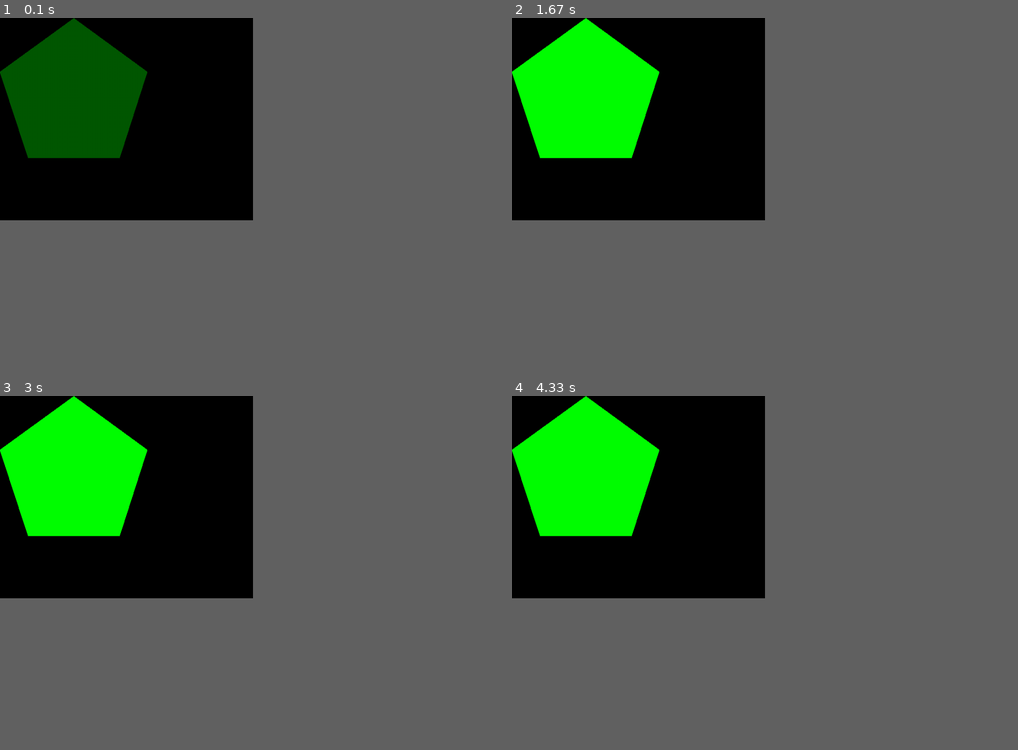
Above: before the commit, frames 1-4 (two rows, left to right).
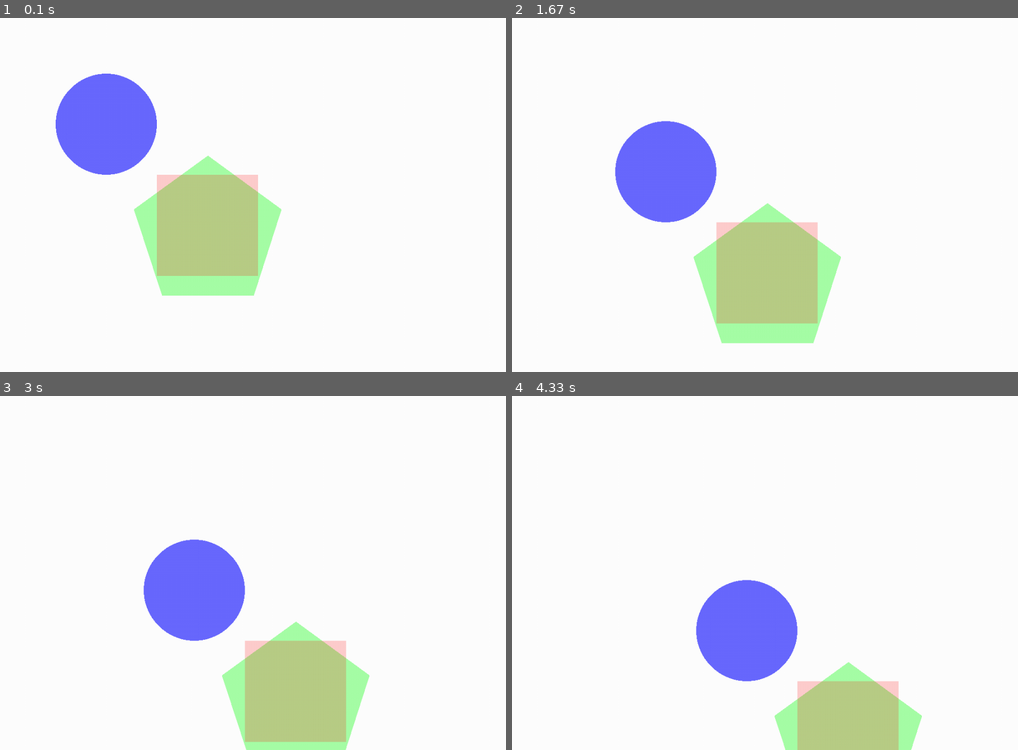
Above: after the commit, the same moments.

Repository: Spyder337/SimplePyGame
Game: pygame game, started from main.py
Two runs of this game, one before a commit and one after it. Both use one fixed random seed, a clock stepped at 60 frames per second and the inputs below.
Inputs:
- Up to frame 1 (0.1 s): no input
- Up to frame 2 (1.67 s): no input
- Up to frame 3 (3 s): no input
- Up to frame 4 (4.33 s): no input
In our replay, the window is 450x360 before the commit and 900x630 after it. These sizes can differ from the game's own. Grey fills any space a smaller window leaves; there, only what the larger window draws over its background counts as a difference.

The runs differ from the first frame. In frame 1, 34% of the frame differs, in the area x 0-56%, y 0-79%; in frame 2, 37%; in frame 3, 38%, in the area x 0-73%, y 0-100%; in frame 4, 38%.

Commit message:
Updated objects to be handled as game  objects.

Diff:
--- /dev/null
+++ b/game_object.py
@@ -0,0 +1,43 @@
+class GameObject:
+    primitive = None
+    velocity = (1, 1)
+    is_alive = True
+    can_collide = False
+    do_update = True
+
+    def __init__(self, prim):
+        self.primitive = prim
+        pass
+
+    def update(self, displaySurf):
+        if(self.can_collide):
+            self.handle_collision()
+        self.move()
+        self.render(displaySurf)
+
+    def handle_collision(self):
+        pass
+
+    def change_velocity(self):
+        pass
+
+    def move(self):
+        xPos = self.primitive.pos[0]
+        yPos = self.primitive.pos[1]
+        xPos += self.velocity[0]
+        yPos += self.velocity[1]
+        self.primitive.updatePos((xPos, yPos))
+
+    def render(self, displaySurf):
+        self.primitive.draw(displaySurf)
+
+    def toString(self):
+        print("Pos: " + str(self.primitive.pos))
+        print("Velocity: " + str(self.velocity))
+
+class Particle(GameObject):
+
+    life_span = 100     #   Time alive in ms
+
+    def __init__(self, prim):
+        super().__init__(prim)
--- a/main.py
+++ b/main.py
@@ -2,5 +2,5 @@
 import window
 
 if __name__ == '__main__':
-    win = window.Window('Simple Game', 400, 500)
+    win = window.Window('Simple Game', 700, 1000)
     win.start()
--- a/shapes.py
+++ b/shapes.py
@@ -1,27 +1,77 @@
 import pygame
 
-
+#   Base class for primitives
 class Primitive:
 
-    def __init__(self, color):
+    def __init__(self, color, pos):
         self.shape_surf = None
-        self.shape = None
         self.color = color
+        self.do_update = True
+        self.pos = pos
 
+    #   Used for draw calls
+    #   Does nothing
     def draw(self, display_surf):
+        pass
+
+    def updatePos(self, newPos):
         pass
 
 
 class Polygon(Primitive):
 
-    def __init__(self, color, points):
+    def __init__(self, color, points, pos):
         self.points = points
-        super(Polygon, self).__init__(color)
+        super(Polygon, self).__init__(color, pos)
         lx, ly = zip(*self.points)
         self.min_x, self.min_y, self.max_x, self.max_y = min(lx), min(ly), max(lx), max(ly)
         self.target_rect = pygame.Rect(self.min_x, self.min_y, self.max_x - self.min_x, self.max_y - self.min_y)
+        self.target_rect.center = self.pos
         self.shape_surf = pygame.Surface(self.target_rect.size, pygame.SRCALPHA)
+        self.shape_surf.set_alpha(color[3])
 
     def draw(self, display_surf):
         pygame.draw.polygon(self.shape_surf, self.color, [(x - self.min_x, y - self.min_y) for x, y in self.points])
         display_surf.blit(self.shape_surf, self.target_rect)
+        self.do_update = False
+
+    def updatePos(self, newPos):
+        self.pos = newPos
+        self.target_rect.center = self.pos
+
+class Circle(Primitive):
+
+    def __init__(self, color, radius, pos):
+        self.radius = radius
+        super().__init__(color, pos)
+        #   Generate a rectangle that contains the circle
+        #   Used in generating the shape_surf
+        self.target_rect = pygame.Rect(self.pos, (radius * 2, radius * 2))
+        self.target_rect.center = self.pos
+        self.shape_surf = pygame.Surface(self.target_rect.size, pygame.SRCALPHA)
+
+    def draw(self, display_surf):
+        pygame.draw.circle(self.shape_surf, self.color, (self.radius, self.radius), self.radius)
+        display_surf.blit(self.shape_surf, self.target_rect)
+        self.do_update = False
+
+    def updatePos(self, newPos):
+        self.pos = newPos
+        self.target_rect.center = self.pos
+
+class Rectangle(Primitive):
+
+    def __init__(self, color, pos, rect):
+        super().__init__(color, pos)
+        self.target_rect = pygame.Rect(rect)
+        self.target_rect.center = self.pos
+        self.shape_surf = pygame.Surface(self.target_rect.size, pygame.SRCALPHA)
+
+    def draw(self, display_surf):
+        pygame.draw.rect(self.shape_surf, self.color, self.shape_surf.get_rect())
+        display_surf.blit(self.shape_surf, self.target_rect)
+        self.do_update = False
+
+    def updatePos(self, newPos):
+        self.pos = newPos
+        self.target_rect.center = self.pos
--- a/window.py
+++ b/window.py
@@ -2,39 +2,70 @@
 from pygame.locals import *
 
 from shapes import *
+from game_object import *
 
 #   Remember always need self.attrName to access class attributes
 #   Class for handling window management and game loop logic
 #   May partition the game loop to its own class
 class Window:
-    DISPLAYSURF = None
+    display_surf = None
     BLACK = (0, 0, 0, 255)
     WHITE = (255, 255, 255, 255)
-    RED = (255, 0, 0, 255)
-    GREEN = (0, 255, 0, 10)
-    BLUE = (0, 0, 255, 255)
+    RED = (255, 0, 0, 50)
+    GREEN = (0, 255, 0, 150)
+    BLUE = (0, 0, 255, 150)
 
     def __init__(self, name, height, width):
         pygame.init()
-        self.DISPLAYSURF = pygame.display.set_mode((width, height))
+        self.display_surf = pygame.display.set_mode((width, height))
+        self.display_surf.fill(self.WHITE)
         pygame.display.set_caption(name)
-        self.shapes = []
-        self.addShape(Polygon(self.GREEN, ((146, 0), (291, 106), (236, 277), (56, 277), (0, 106))))
+        self.init_scene()
+
+    def init_scene(self):
+        self.shapes = {}
+        self.game_objs = {}
+        circle = Circle(self.BLUE, 100, (200, 200))
+        poly = Polygon(self.GREEN, ((146, 0), (291, 106), (236, 277), (56, 277), (0, 106)), (400, 400))
+        rect = Rectangle(self.RED, (400, 400), (0, 0, 200, 200))
+        self.addShape("circ1", circle)
+        self.addShape("poly1", poly)
+        self.addShape("rect1", rect)
+        self.createGameObj("circle", circle)
+        self.createGameObj("polygon", poly)
+        self.createGameObj("rectangle", rect)
 
     # Start the game loop
     # Loop => Input -> Physics -> Render
     def start(self):
         while True:
+            self.display_surf.fill(self.WHITE)
             for event in pygame.event.get():
                 if event.type == QUIT:
                     pygame.quit()
                     sys.exit()
-            self.draw()
+            self.update()
             pygame.display.update()
 
+    def update(self):
+        for id in self.game_objs:
+            if(not self.game_objs[id].do_update):
+                continue
+            self.game_objs[id].update(self.display_surf)
+
     def draw(self):
-        for shape in self.shapes:
-            shape.draw(self.DISPLAYSURF)
+        for id in self.shapes:
+            if(not self.shapes[id].do_update):
+                continue
+            print("Shape: " + id)
+            print("Color: " + str(self.shapes[id].color))
+            print("Pos: " + str(self.shapes[id].pos))
+            print()
+            self.shapes[id].draw(self.display_surf)
 
-    def addShape(self, shape):
-        self.shapes.append(shape)
+    def addShape(self, id, shape):
+        self.shapes[id] = shape
+
+    def createGameObj(self, id, prim):
+        gameObj = GameObject(prim)
+        self.game_objs[id] = gameObj
